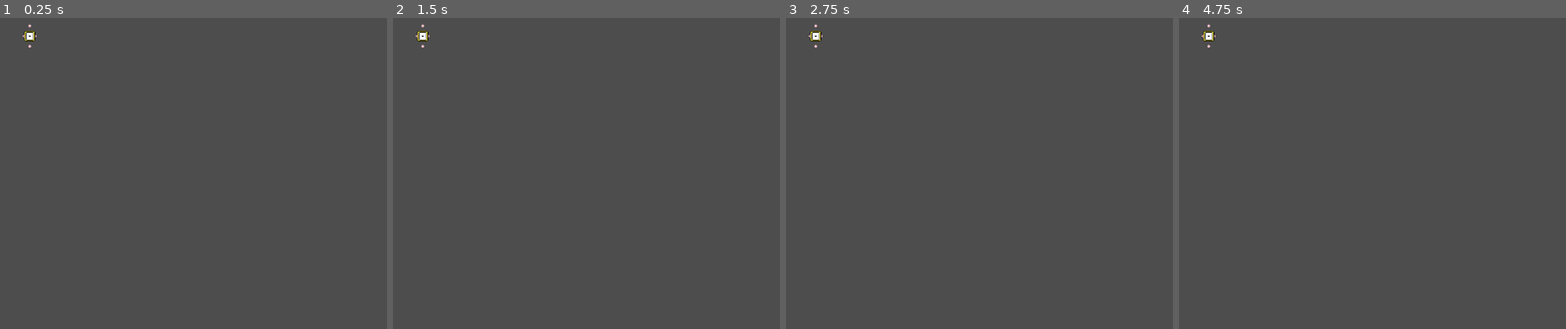
Above: before the commit, frames 1-4 (left to right).
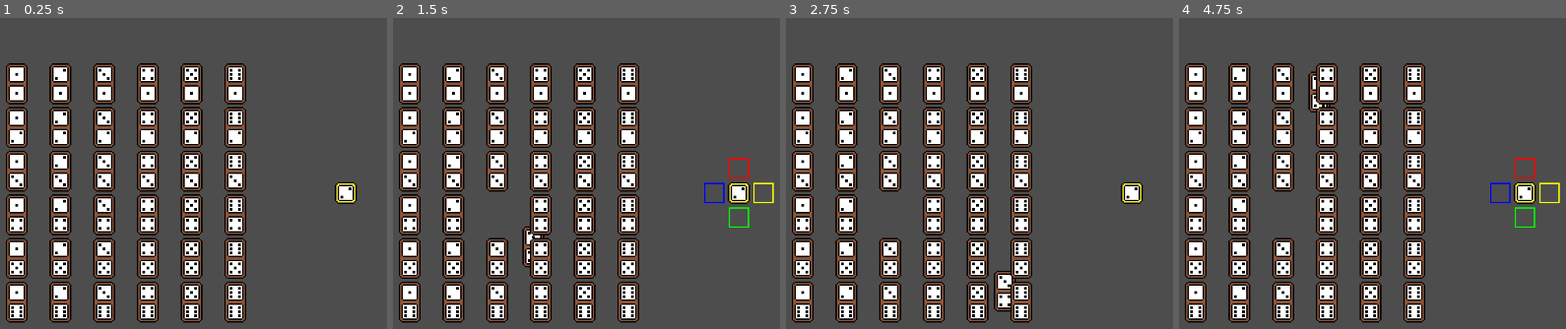
Above: after the commit, the same moments.

Repository: Ghoose1/GFPGame
Game: Godot game, scene res://scenes/scene.tscn
Same seed, same stepped clock (60 frames per second), same inputs: the game is played once before the commit and once after it. Before the commit the project starts from res://scene.tscn.
Inputs (mouse positions are in pixels of both pictures, inside the frame that each line leads up to):
- Up to frame 1 (0.25 s): no input
- Up to frame 2 (1.5 s): tap Enter at 0.5 s; move the mouse to (outside the picture) at 0.52 s; click (outside the picture) at 0.67 s; tap Space at 1.25 s; drag from (493, 223) to (613, 291) at 1.27 s
- Up to frame 3 (2.75 s): move the mouse to (1122, 105) at 2.02 s; click (1122, 105) at 2.17 s
- Up to frame 4 (4.75 s): tap Enter at 2.75 s; drag from (1399, 291) to (1202, 136) at 2.77 s; move the mouse to (outside the picture) at 3.52 s; click (outside the picture) at 3.67 s; tap Space at 4.25 s; drag from (1202, 136) to (1318, 92) at 4.27 s

The runs differ from the first frame. In frame 1, 26% of the frame differs, in the area x 1-93%, y 1-99%; in frame 2, 26%; in frame 3, 26%; in frame 4, 26%.
Error before the commit: Parse Error: Could not preload resource file "res://basic.tscn". (res://board.gd:13)

Commit message:
tile snapping and placing

Diff:
--- a/Dominos/basic.gd
+++ b/Dominos/basic.gd
@@ -1,9 +1,93 @@
 @tool
+## Basic domino type. Two faces
 class_name BasicDomino extends Domino
 
-var face0 : int
-var face1 : int
+## 'top' face when in default rotation
+var face0 : Face = Face.new()
+## 'bottom' face when in default rotation
+var face1 : Face = Face.new()
 
 func _ready() -> void:
-	$Face_0.texture = Globals.faceSprites[face0]
-	$Face_1.texture = Globals.faceSprites[face1]
+	# initialise the face textures
+	$Face_0.texture = Globals.faceSprites[face0.number]
+	$Face_1.texture = Globals.faceSprites[face1.number]
+
+func get_connection_points() -> Array[ConnectionPoint]:
+	if !placed:
+		return []
+
+	var out : Array[ConnectionPoint] = []
+
+	if (connected_dominos[0] == null):
+		out.append(ConnectionPoint.new(Vector2.UP * 32, ConnectionPoint.Direction.V_UP, [face0]))
+	if (connected_dominos[1] == null):
+		out.append(ConnectionPoint.new(Vector2.DOWN * 32, ConnectionPoint.Direction.V_DOWN, [face1]))
+	if (connected_dominos[2] == null):
+		out.append(ConnectionPoint.new(Vector2.LEFT * 18, ConnectionPoint.Direction.H_LEFT, [face0, face1]))
+	if (connected_dominos[3] == null):
+		out.append(ConnectionPoint.new(Vector2.RIGHT * 18, ConnectionPoint.Direction.H_RIGHT, [face1, face0]))
+
+	return out
+
+const MIN_SNAP_DIST_SQ = 32 * 32
+
+
+func snap_position() -> void:
+	closest_domino = null
+	closest_point = null
+	connecting_face = 0
+
+	var other_dominos : Array[Domino] = []
+	other_dominos = Globals.board.dominoes.filter(func(d : Domino): return d != self)
+
+	var closest_distance : float = MIN_SNAP_DIST_SQ
+
+	# find the closest snap point out of all the other dominoes
+	for other in other_dominos:
+		assert(other is BasicDomino or StarterTile) # expand this when more logic is added
+
+		for point in other.get_connection_points():
+			var pos = other.global_position + point.position.rotated(other.global_rotation)
+			var dist = global_position.distance_squared_to(pos)
+
+			if dist < closest_distance:
+				closest_distance = dist
+				closest_point = point
+				closest_domino = other
+
+	if closest_domino != null:
+		assert(closest_point != null)
+
+		# actually snap to the point
+		var face0_valid : bool = closest_point.faces.all(func(f): return f.number == face0.number)
+		var face1_valid : bool = closest_point.faces.all(func(f): return f.number == face1.number)
+		if face0_valid || face1_valid:
+			# rotate so that face0 'points' towards other domino
+			match closest_point.direction:
+				ConnectionPoint.Direction.V_UP:
+					rotation = PI
+				ConnectionPoint.Direction.V_DOWN:
+					rotation = 0
+				ConnectionPoint.Direction.H_LEFT:
+					rotation = PI / 2
+				ConnectionPoint.Direction.H_RIGHT:
+					rotation = -PI / 2
+
+			# flip if face 1 was the connecting face
+			if face1_valid:
+				connecting_face = 1
+				rotation += PI
+
+			# snap position
+			global_position = closest_domino.global_position + closest_point.position.rotated(closest_domino.global_rotation)
+			global_rotation += closest_domino.global_rotation
+
+var connecting_face : int = 0
+func connect_to_other(other : Domino):
+	connected_dominos[connecting_face] = other
+	other.connected_dominos[closest_point.direction] = self
+	placed = true
+
+func can_connect_to_faces(face : Array[Face]) -> bool:
+	return face.all(func(f): return f.number == face0.number) || \
+		face.all(func(f): return f.number == face1.number)
--- /dev/null
+++ b/Dominos/basic.tscn
@@ -0,0 +1,22 @@
+[gd_scene format=3 uid="uid://dla74qr2o6rpd"]
+
+[ext_resource type="PackedScene" uid="uid://vsckn3xhp8gj" path="res://Dominos/domino.tscn" id="1_ida1a"]
+[ext_resource type="Script" uid="uid://da3edjxcaf3cg" path="res://Dominos/basic.gd" id="2_t0xhk"]
+[ext_resource type="Texture2D" uid="uid://blhhbyt82taog" path="res://Assets/Basic_Faces.png" id="3_ldl45"]
+
+[sub_resource type="AtlasTexture" id="AtlasTexture_jas1q"]
+atlas = ExtResource("3_ldl45")
+region = Rect2(1, 1, 12, 12)
+
+[node name="Basic" unique_id=1578433667 instance=ExtResource("1_ida1a")]
+script = ExtResource("2_t0xhk")
+
+[node name="Face_0" type="Sprite2D" parent="." index="1" unique_id=1709888374]
+texture_filter = 1
+position = Vector2(0, -7)
+texture = SubResource("AtlasTexture_jas1q")
+
+[node name="Face_1" type="Sprite2D" parent="." index="2" unique_id=1194882366]
+texture_filter = 1
+position = Vector2(0, 7)
+texture = SubResource("AtlasTexture_jas1q")
--- /dev/null
+++ b/Dominos/domino.gd
@@ -0,0 +1,79 @@
+class_name Domino extends Node2D
+
+var position_locked := false
+var dragged := false
+var placed := false
+var connected_dominos : Array[Domino] = [ null, null, null, null ]
+
+const SNAP_POINTS := 4
+
+# The side of a domino.
+# Includes information such as symbol displayed (number) and anything needed for
+# enhancements and special effects
+class Face:
+	var number : int
+	# e.g. var is_gold : bool
+
+func _process(_delta: float) -> void:
+	queue_redraw() # for debug drawing
+
+	if dragged:
+		# follow the mouse and snap to other dominos
+		global_position = get_global_mouse_position()
+		snap_position()
+
+func _draw() -> void:
+	# draw a quick preview of where the connection points are
+	if dragged:
+		return
+
+	var held_domino = Globals.player.held_domino
+	if held_domino == null:
+		return
+
+	const colours := [ Color.RED, Color.GREEN, Color.BLUE, Color.YELLOW ]
+	for point in get_connection_points():
+		draw_rect(Rect2(point.position.rotated(0) - Vector2(7, 7), Vector2(14, 14)), colours[point.direction], false, 1, false)
+
+# different domino types will need to implement their own logic for how to snap to positions
+## Snap this domino to the nearest other domino they can connect to
+func snap_position() -> void:
+	pass
+
+## Array of points that other dominos can connect to this one from.
+func get_connection_points() -> Array[ConnectionPoint]:
+	return []
+
+var closest_point : ConnectionPoint = null
+var closest_domino : Domino = null
+
+func connect_to_other(other : Domino):
+	connected_dominos[ConnectionPoint.opposite_dir[closest_point.direction]] = other
+	other.connected_dominos[closest_point.direction] = self
+	placed = true
+
+func _unhandled_input(event: InputEvent) -> void:
+	# logic for dragging the domino
+	if event is InputEventMouseButton:
+		if event.button_index == MOUSE_BUTTON_LEFT:
+			if event.pressed: # pick up
+				if !$Base.get_rect().has_point(get_local_mouse_position()) || placed:
+					return
+
+				dragged = true
+				Globals.player.held_domino = self
+				get_viewport().set_input_as_handled()
+			else: # put down
+				dragged = false
+				Globals.player.held_domino = null
+
+				# connect
+				if closest_domino != null:
+					connect_to_other(closest_domino)
+		else:
+			# rotate the domino
+			if dragged:
+				if event.button_index == MOUSE_BUTTON_WHEEL_UP:
+					rotation += PI / 4
+				elif event.button_index == MOUSE_BUTTON_WHEEL_DOWN:
+					rotation -= PI / 4
--- a/domino.tscn
+++ b/Dominos/domino.tscn
@@ -1,10 +1,11 @@
 [gd_scene format=3 uid="uid://vsckn3xhp8gj"]
 
-[ext_resource type="Script" uid="uid://ckutsh1s5l3n3" path="res://domino.gd" id="1_b7val"]
+[ext_resource type="Script" uid="uid://ckutsh1s5l3n3" path="res://Dominos/domino.gd" id="1_yheyj"]
 [ext_resource type="Texture2D" uid="uid://bqiv3ixnucvwh" path="res://Assets/Domino_base.png" id="2_qyrqp"]
 
 [node name="Domino" type="Node2D" unique_id=1578433667]
-script = ExtResource("1_b7val")
+texture_filter = 1
+script = ExtResource("1_yheyj")
 
 [node name="Base" type="Sprite2D" parent="." unique_id=965724582]
 texture_filter = 1
--- /dev/null
+++ b/Dominos/starter.gd
@@ -0,0 +1,20 @@
+class_name StarterTile extends Domino
+
+var face : Face = Face.new()
+
+func _ready() -> void:
+	face.number = randi_range(0, 5)
+	$Face_0.texture = Globals.faceSprites[face.number]
+	placed = true
+
+
+const DirectionVecs : Array[Vector2] = [
+	Vector2.UP, Vector2.DOWN, Vector2.LEFT, Vector2.RIGHT
+]
+
+func get_connection_points() -> Array[ConnectionPoint]:
+	var out : Array[ConnectionPoint] = []
+	for i in range(4):
+		if (connected_dominos[i] == null):
+			out.append(ConnectionPoint.new(DirectionVecs[i] * 18, i, [face]))
+	return out
--- a/starter.tscn
+++ b/Dominos/starter.tscn
@@ -1,7 +1,7 @@
 [gd_scene format=3 uid="uid://h2jphpgv5w72"]
 
-[ext_resource type="PackedScene" uid="uid://vsckn3xhp8gj" path="res://domino.tscn" id="1_no1a8"]
-[ext_resource type="Script" uid="uid://cvr3dm5p2yicy" path="res://starter.gd" id="2_urjrp"]
+[ext_resource type="PackedScene" uid="uid://vsckn3xhp8gj" path="res://Dominos/domino.tscn" id="1_no1a8"]
+[ext_resource type="Script" uid="uid://cvr3dm5p2yicy" path="res://Dominos/starter.gd" id="2_urjrp"]
 [ext_resource type="Texture2D" uid="uid://dwwhoi3avi7k6" path="res://Assets/Starter_Tile.png" id="3_urjrp"]
 [ext_resource type="Texture2D" uid="uid://blhhbyt82taog" path="res://Assets/Basic_Faces.png" id="4_n5bel"]
 
--- a/basic.tscn
+++ /dev/null
@@ -1,22 +0,0 @@
-[gd_scene format=3 uid="uid://dla74qr2o6rpd"]
-
-[ext_resource type="PackedScene" uid="uid://vsckn3xhp8gj" path="res://domino.tscn" id="1_nnbpp"]
-[ext_resource type="Script" uid="uid://da3edjxcaf3cg" path="res://Dominos/basic.gd" id="2_ksa12"]
-[ext_resource type="Texture2D" uid="uid://blhhbyt82taog" path="res://Assets/Basic_Faces.png" id="3_d8mpy"]
-
-[sub_resource type="AtlasTexture" id="AtlasTexture_ehqhh"]
-atlas = ExtResource("3_d8mpy")
-region = Rect2(1, 1, 12, 12)
-
-[node name="Basic" unique_id=1578433667 instance=ExtResource("1_nnbpp")]
-script = ExtResource("2_ksa12")
-
-[node name="Face_0" type="Sprite2D" parent="." index="1" unique_id=1709888374]
-texture_filter = 1
-position = Vector2(0, -7)
-texture = SubResource("AtlasTexture_ehqhh")
-
-[node name="Face_1" type="Sprite2D" parent="." index="2" unique_id=1194882366]
-texture_filter = 1
-position = Vector2(0, 7)
-texture = SubResource("AtlasTexture_ehqhh")
--- /dev/null
+++ b/connection_point.gd
@@ -0,0 +1,32 @@
+## Point that a domino can connect to
+class_name ConnectionPoint extends Node
+
+## Position relative to the domino
+##
+## This would be the center of a face connecting to this point
+var position : Vector2
+## direction from the domino
+##
+## Basic dominos will use this to rotate when snapping
+var direction : Direction
+## Faces that this point connects from.
+var faces : Array[Domino.Face]
+
+enum Direction {
+	V_UP = 0,
+	V_DOWN = 1,
+	H_LEFT = 2,
+	H_RIGHT = 3,
+}
+
+const opposite_dir := [
+	Direction.V_DOWN,
+	Direction.V_UP,
+	Direction.H_RIGHT,
+	Direction.H_LEFT,
+]
+
+func _init(pos : Vector2, dir : Direction, sides : Array[Domino.Face]):
+	position = pos
+	direction = dir
+	faces = sides
--- /dev/null
+++ b/direction.gd
@@ -0,0 +1,8 @@
+
+enum Direction
+{
+	UP,
+	DOWN,
+	LEFT,
+	RIGHT
+}
--- a/domino.gd
+++ /dev/null
@@ -1,75 +0,0 @@
-class_name Domino extends Node2D
-
-var position_locked := false
-var dragged := false
-
-const SNAP_POINTS := 4
-
-class Face:
-	var number : int
-
-func _process(delta: float) -> void:
-	if dragged:
-		global_position = get_global_mouse_position()
-		snap_position()
-		queue_redraw()
-
-var closest_point : Vector2
-var closest_other_point : Vector2
-func snap_position() -> void:
-	var other_dominos : Array[Domino] = []
-	var board : Board = get_parent()
-	other_dominos = board.dominoes.filter(func(d : Domino): return d != self)
-
-	var closest_point_dist : float = 99999
-	var closest_domino : Domino
-	for i in range(0, SNAP_POINTS):
-		var point = get_snap_points()[i] + global_position
-		var other : Domino = other_dominos.reduce(closest_to_pos(point), other_dominos[0])
-		var other_snap_points = other.get_snap_points().map(func(v): return v + other.global_position)
-		var close_point = other_snap_points.reduce(closest_to_pos_vec(point), Vector2(99999, 99999))
-		var dist = point.distance_squared_to(close_point)
-		if dist < closest_point_dist:
-			closest_domino = other
-			closest_point_dist = dist
-			closest_point = point
-			closest_other_point = close_point
-
-	const SNAP_MIN_DIST := 32 * 32
-	if closest_point_dist < SNAP_MIN_DIST:
-		global_position = closest_other_point - closest_point + global_position
-
-func closest_to_pos(target : Vector2):
-	return func(a, b):
-		return a if a.global_position.distance_squared_to(target) < b.global_position.distance_squared_to(target) else b
-func closest_to_pos_vec(target : Vector2):
-	return func(a : Vector2, b : Vector2):
-		return a if a.distance_squared_to(target) < b.distance_squared_to(target) else b
-
-func get_snap_points() -> Array[Vector2]:
-	return [ Vector2(0, 15), Vector2(0, -15), Vector2(-8, 0), Vector2(8, 0) ]
-
-func _draw() -> void:
-	if dragged:
-		draw_line(closest_point - global_position, closest_other_point - global_position, Color.PURPLE, 2)
-	for point in get_snap_points():
-		draw_circle(point, 2, Color.PINK)
-
-func _unhandled_input(event: InputEvent) -> void:
-
-	if event is InputEventMouseButton:
-		if event.button_index == MOUSE_BUTTON_LEFT:
-			if event.pressed:
-				if !$Base.get_rect().has_point(to_local(event.position)):
-					return
-
-				dragged = true
-				get_viewport().set_input_as_handled()
-			else:
-				dragged = false
-		else:
-			if dragged:
-				if event.button_index == MOUSE_BUTTON_WHEEL_UP:
-					rotation += PI / 4
-				elif event.button_index == MOUSE_BUTTON_WHEEL_DOWN:
-					rotation -= PI / 4
--- a/scene.tscn
+++ /dev/null
@@ -1,12 +0,0 @@
-[gd_scene format=3 uid="uid://ccdnoyqfw1co"]
-
-[ext_resource type="PackedScene" uid="uid://h2jphpgv5w72" path="res://starter.tscn" id="2_3253y"]
-[ext_resource type="Script" uid="uid://d0on54ykiwa32" path="res://board.gd" id="2_nxogm"]
-
-[node name="Game" type="Node2D" unique_id=1882076389]
-
-[node name="Board" type="Node2D" parent="." unique_id=683059575]
-script = ExtResource("2_nxogm")
-
-[node name="Starter" parent="Board" unique_id=1578433667 instance=ExtResource("2_3253y")]
-position = Vector2(241, 80)
--- /dev/null
+++ b/scenes/scene.tscn
@@ -0,0 +1,22 @@
+[gd_scene format=3 uid="uid://ccdnoyqfw1co"]
+
+[ext_resource type="Script" uid="uid://4ixbyhkrhcir" path="res://scripts/player.gd" id="1_1kc1q"]
+[ext_resource type="PackedScene" uid="uid://h2jphpgv5w72" path="res://Dominos/starter.tscn" id="2_4msxo"]
+[ext_resource type="Script" uid="uid://d0on54ykiwa32" path="res://scripts/board.gd" id="2_5fb3c"]
+
+[node name="Game" type="Node2D" unique_id=1882076389]
+
+[node name="Player" type="Node" parent="." unique_id=973808482]
+script = ExtResource("1_1kc1q")
+metadata/_custom_type_script = "uid://4ixbyhkrhcir"
+
+[node name="Camera2D" type="Camera2D" parent="Player" unique_id=1672171519]
+position = Vector2(177, 87)
+zoom = Vector2(2, 2)
+
+[node name="Board" type="Node2D" parent="." unique_id=683059575]
+script = ExtResource("2_5fb3c")
+
+[node name="Starter" parent="Board" unique_id=1578433667 instance=ExtResource("2_4msxo")]
+texture_filter = 0
+position = Vector2(241, 80)
--- a/board.gd
+++ b/scripts/board.gd
@@ -4,15 +4,18 @@
 
 func _ready():
 	reset_dominoes()
+	Globals.board = self
 
 func reset_dominoes():
 	dominoes.clear()
 
+	dominoes.append($Starter)
+
 	for i in range(0, 6):
 		for j in range(0, 6):
-			var domino : BasicDomino = preload("res://basic.tscn").instantiate()
-			domino.face0 = i
-			domino.face1 = j
+			var domino : BasicDomino = preload("res://Dominos/basic.tscn").instantiate()
+			domino.face0.number = i
+			domino.face1.number = j
 
 			domino.position = Vector2(i * 32, j * 32)
 
--- a/globals.gd
+++ b/scripts/globals.gd
@@ -1,9 +1,13 @@
+extends Node
 
-static var faceSprites : Array[AtlasTexture]
-static var faceAtlas : Texture2D = preload("res://Assets/Basic_Faces.png")
+var faceSprites : Array[AtlasTexture]
+var faceAtlas : Texture2D = preload("res://Assets/Basic_Faces.png")
+
+var board : Board
+var player : Player
 
 const BASIC_FACE_COUNT := 9
-static func _static_init() -> void:
+func _init() -> void:
 	faceSprites.clear()
 	faceSprites.resize(BASIC_FACE_COUNT)
 
--- /dev/null
+++ b/scripts/player.gd
@@ -0,0 +1,8 @@
+class_name Player extends Node
+
+# domino currently being dragged by the player
+# null if none are being dragged.
+var held_domino : Domino
+
+func _ready() -> void:
+	Globals.player = self
--- a/starter.gd
+++ /dev/null
@@ -1,7 +0,0 @@
-class_name StarterTile extends Domino
-
-var face : int
-
-func _ready() -> void:
-	face = randi_range(0, 6)
-	$Face_0.texture = Globals.faceSprites[face]
Renamed: domino.gd.uid -> Dominos/domino.gd.uid
Renamed: starter.gd.uid -> Dominos/starter.gd.uid
Not shown, added: connection_point.gd.uid
Not shown, added: direction.gd.uid
Renamed: board.gd.uid -> scripts/board.gd.uid
Renamed: globals.gd.uid -> scripts/globals.gd.uid
Not shown, added: scripts/player.gd.uid
